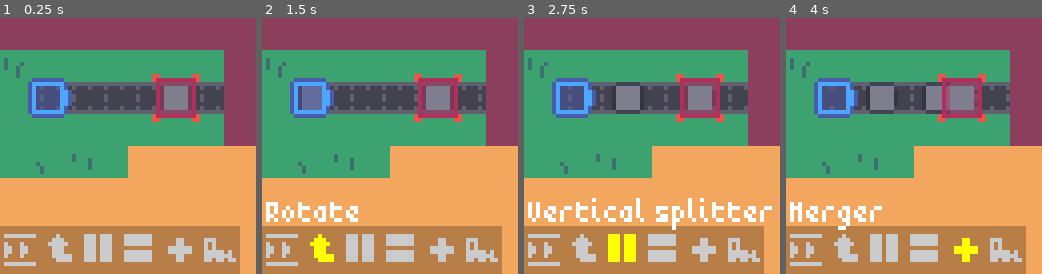
Above: before the commit, frames 1-4 (left to right).
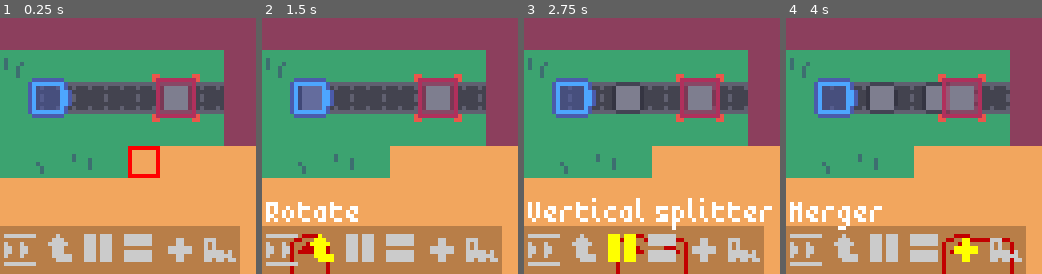
Above: after the commit, the same moments.

Repository: gheja/boxez
Game: Godot game, scene res://scenes/main_screen.tscn
Same seed, same stepped clock (60 frames per second), same inputs: the game is played once before the commit and once after it.
Inputs (mouse positions are in pixels of both pictures, inside the frame that each line leads up to):
- Up to frame 1 (0.25 s): no input
- Up to frame 2 (1.5 s): click (282, 250) at 0.5 s; click (320, 250) at 1.25 s
- Up to frame 3 (2.75 s): click (623, 250) at 2 s
- Up to frame 4 (4 s): click (926, 250) at 2.75 s; click (965, 250) at 3.5 s

The runs differ from the first frame. In frame 1, 0.7% of the frame differs, in the area x 50-63%, y 50-63%; in frame 2, 0.6%; in frame 3, 0.6%; in frame 4, 0.7%, in the area x 60-90%, y 84-100%.

Commit message:
Added the selected tool overlay

Diff:
--- a/src/scenes/level_common.gd
+++ b/src/scenes/level_common.gd
@@ -18,6 +18,16 @@
 		return false
 
 	return true
+
+func is_cell_editable(cell_coord: Vector2i):
+	if is_cell_locked(cell_coord):
+		return false
+
+	# if tilemap.get_cell_tile_data(1, cell_coord)
+	return true
+
+func use_tool(cell_coord: Vector2i, tool: String, rotation: int):
+	print(cell_coord, ", ", tool, ", ", rotation)
 
 func remove_unlocked_objects(level_index: int):
 	for cell_coord in level_lock_tilemap.get_used_cells(0):
--- a/src/scenes/main_overlay.tscn
+++ b/src/scenes/main_overlay.tscn
@@ -10,10 +10,11 @@
 
 [node name="CanvasLayer" type="CanvasLayer" parent="."]
 
-[node name="ToolbarOverlay" parent="CanvasLayer" instance=ExtResource("2_h5bec")]
-
 [node name="Control123" type="Control" parent="CanvasLayer"]
 layout_mode = 3
 anchors_preset = 0
 offset_right = 40.0
 offset_bottom = 40.0
+mouse_filter = 1
+
+[node name="ToolbarOverlay" parent="CanvasLayer" instance=ExtResource("2_h5bec")]
--- a/src/scenes/main_screen.tscn
+++ b/src/scenes/main_screen.tscn
@@ -11,7 +11,7 @@
 
 [node name="Level2" parent="LevelContainer" instance=ExtResource("2_2jvtm")]
 
-[node name="Camera2D" type="Camera2D" parent="."]
+[node name="Camera2D" type="Camera2D" parent="." groups=["cameras"]]
 position = Vector2(32, 32)
 
 [node name="MainOverlay" parent="." instance=ExtResource("2_p4hej")]
--- a/src/scenes/message_overlay.tscn
+++ b/src/scenes/message_overlay.tscn
@@ -86,6 +86,7 @@
 anchor_bottom = 1.0
 grow_horizontal = 2
 grow_vertical = 2
+mouse_filter = 1
 theme = ExtResource("1_s3ixs")
 script = ExtResource("2_iirc0")
 
@@ -93,18 +94,21 @@
 anchors_preset = 0
 offset_right = 40.0
 offset_bottom = 40.0
+mouse_filter = 1
 
 [node name="ColorRect" type="ColorRect" parent="Visuals"]
 layout_mode = 0
 offset_top = -9.0
 offset_right = 64.0
 offset_bottom = 78.0
+mouse_filter = 1
 color = Color(0, 0, 0, 0.376471)
 
 [node name="RichTextLabel" type="RichTextLabel" parent="Visuals"]
 layout_mode = 0
 offset_right = 64.0
 offset_bottom = 64.0
+mouse_filter = 1
 bbcode_enabled = true
 text = "New area unlocked"
 fit_content = true
--- a/src/scenes/toolbar_overlay.gd
+++ b/src/scenes/toolbar_overlay.gd
@@ -1,7 +1,35 @@
 extends Control
+
+var level
+var camera
+var active_tool = "invalid"
+var cursor_position
+var cursor_cell_coord
 
 func _ready():
 	clear_hint()
+	level = Lib.get_first_group_member("levels")
+	camera = Lib.get_first_group_member("cameras")
+
+func get_cell_coord(pos: Vector2):
+	return Vector2(round((pos.x - 4) / 8), round((pos.y - 4) / 8))
+
+func update_cursor():
+	cursor_cell_coord = get_cell_coord(get_global_mouse_position() + camera.global_position - Vector2(32, 32))
+	cursor_position = cursor_cell_coord * Vector2(8, 8) + Vector2(4, 4)
+
+	if level.is_cell_editable(cursor_cell_coord):
+		$CursorStuffs/BuildingOutlines.modulate = Color(1, 1, 1)
+	else:
+		$CursorStuffs/BuildingOutlines.modulate = Color(1, 0, 0)
+
+	$CursorStuffs.global_position = cursor_position - camera.global_position + Vector2(32, 32)
+
+func use_tool():
+	level.use_tool(cursor_cell_coord, active_tool, $CursorStuffs.rotation_degrees)
+
+func _process(_delta):
+	update_cursor()
 
 func set_hint(s: String):
 	$ButtonHelpText.text = s
@@ -17,7 +45,24 @@
 		else:
 			button.button_pressed = false
 
-	print("tool: ", s)
+	active_tool = s
+
+	$CursorStuffs/BuildingOutlines/BuildingBelt.visible = false
+	$CursorStuffs/BuildingOutlines/Building1.visible = false
+	$CursorStuffs/BuildingOutlines/Building2.visible = false
+	$CursorStuffs/BuildingOutlines/Building3.visible = false
+	$CursorStuffs/BuildingOutlines/BuildingDestroy.visible = false
+
+	if active_tool == "belt":
+		$CursorStuffs/BuildingOutlines/BuildingBelt.visible = true
+	elif active_tool == "rotate":
+		$CursorStuffs/BuildingOutlines/Building1.visible = true
+	elif active_tool == "split_vertical" or active_tool == "split_horizontal":
+		$CursorStuffs/BuildingOutlines/Building3.visible = true
+	elif active_tool == "merge":
+		$CursorStuffs/BuildingOutlines/Building2.visible = true
+	elif active_tool == "destroy":
+		$CursorStuffs/BuildingOutlines/BuildingDestroy.visible = true
 
 func _on_button_belt_mouse_entered():
 	set_hint("Conveyor belt")
@@ -57,3 +102,13 @@
 
 func _on_button_destroy_mouse_entered():
 	set_hint("Remove")
+
+func _unhandled_input(event):
+	if event is InputEventKey:
+		if event.as_text_physical_keycode() == "R" and event.pressed:
+			$CursorStuffs.rotation_degrees += 90
+
+func _on_building_outlines_gui_input(event):
+	if event is InputEventMouseButton:
+		if event.button_index == 1 and event.pressed:
+			use_tool()
--- a/src/scenes/toolbar_overlay.tscn
+++ b/src/scenes/toolbar_overlay.tscn
@@ -8,6 +8,27 @@
 [ext_resource type="Texture2D" uid="uid://clt7q4ujoifr3" path="res://assets/graphics/button_split_horizontal.png" id="4_8vw3a"]
 [ext_resource type="Texture2D" uid="uid://cqjj3v6eflj7r" path="res://assets/graphics/button_delete.png" id="5_jnjsb"]
 [ext_resource type="Texture2D" uid="uid://c2ayuycbu8nos" path="res://assets/graphics/button_merge.png" id="6_my4dn"]
+[ext_resource type="Texture2D" uid="uid://t2eo71jbjc7u" path="res://assets/buildings.png" id="9_qejto"]
+
+[sub_resource type="AtlasTexture" id="AtlasTexture_8uuls"]
+atlas = ExtResource("9_qejto")
+region = Rect2(0, 84, 12, 12)
+
+[sub_resource type="AtlasTexture" id="AtlasTexture_3kabi"]
+atlas = ExtResource("9_qejto")
+region = Rect2(0, 96, 24, 12)
+
+[sub_resource type="AtlasTexture" id="AtlasTexture_mvjxw"]
+atlas = ExtResource("9_qejto")
+region = Rect2(0, 108, 24, 12)
+
+[sub_resource type="AtlasTexture" id="AtlasTexture_j6fop"]
+atlas = ExtResource("9_qejto")
+region = Rect2(0, 120, 12, 12)
+
+[sub_resource type="AtlasTexture" id="AtlasTexture_53soq"]
+atlas = ExtResource("9_qejto")
+region = Rect2(0, 132, 12, 12)
 
 [node name="ToolbarOverlay" type="Control"]
 layout_mode = 3
@@ -18,6 +39,65 @@
 grow_vertical = 2
 theme = ExtResource("1_74p77")
 script = ExtResource("2_6h8mm")
+
+[node name="CursorStuffs" type="Control" parent="."]
+layout_mode = 2
+anchors_preset = 0
+offset_right = 25.0
+offset_bottom = 18.0
+mouse_filter = 1
+
+[node name="BuildingOutlines" type="Control" parent="CursorStuffs"]
+anchors_preset = 0
+offset_left = -12.0
+offset_top = -11.0
+offset_right = 10.0
+offset_bottom = 12.0
+mouse_filter = 1
+
+[node name="Building1" type="TextureRect" parent="CursorStuffs/BuildingOutlines"]
+visible = false
+layout_mode = 0
+offset_left = 6.0
+offset_top = 5.0
+offset_right = 18.0
+offset_bottom = 17.0
+texture = SubResource("AtlasTexture_8uuls")
+
+[node name="Building2" type="TextureRect" parent="CursorStuffs/BuildingOutlines"]
+visible = false
+layout_mode = 0
+offset_left = 6.0
+offset_top = 5.0
+offset_right = 30.0
+offset_bottom = 17.0
+texture = SubResource("AtlasTexture_3kabi")
+
+[node name="Building3" type="TextureRect" parent="CursorStuffs/BuildingOutlines"]
+visible = false
+layout_mode = 0
+offset_left = 6.0
+offset_top = 5.0
+offset_right = 30.0
+offset_bottom = 17.0
+texture = SubResource("AtlasTexture_mvjxw")
+
+[node name="BuildingBelt" type="TextureRect" parent="CursorStuffs/BuildingOutlines"]
+visible = false
+layout_mode = 0
+offset_left = 6.0
+offset_top = 5.0
+offset_right = 18.0
+offset_bottom = 17.0
+texture = SubResource("AtlasTexture_j6fop")
+
+[node name="BuildingDestroy" type="TextureRect" parent="CursorStuffs/BuildingOutlines"]
+layout_mode = 0
+offset_left = 6.0
+offset_top = 5.0
+offset_right = 18.0
+offset_bottom = 17.0
+texture = SubResource("AtlasTexture_53soq")
 
 [node name="HBoxContainer" type="HBoxContainer" parent="."]
 layout_mode = 1
@@ -74,8 +154,10 @@
 offset_top = 43.0
 offset_right = 65.0
 offset_bottom = 54.0
+mouse_filter = 1
 text = "Rotate"
 
+[connection signal="gui_input" from="CursorStuffs/BuildingOutlines" to="." method="_on_building_outlines_gui_input"]
 [connection signal="mouse_entered" from="HBoxContainer/ButtonBelt" to="." method="_on_button_belt_mouse_entered"]
 [connection signal="mouse_exited" from="HBoxContainer/ButtonBelt" to="." method="_on_button_common_mouse_exited"]
 [connection signal="pressed" from="HBoxContainer/ButtonBelt" to="." method="_on_button_belt_pressed"]
Binary file changed: src/assets/buildings.png
Not shown: 1 places in src/scenes/toolbar_overlay.tscn that only renumber resources
Not shown, changed: asset_sources/buildings.xcf
